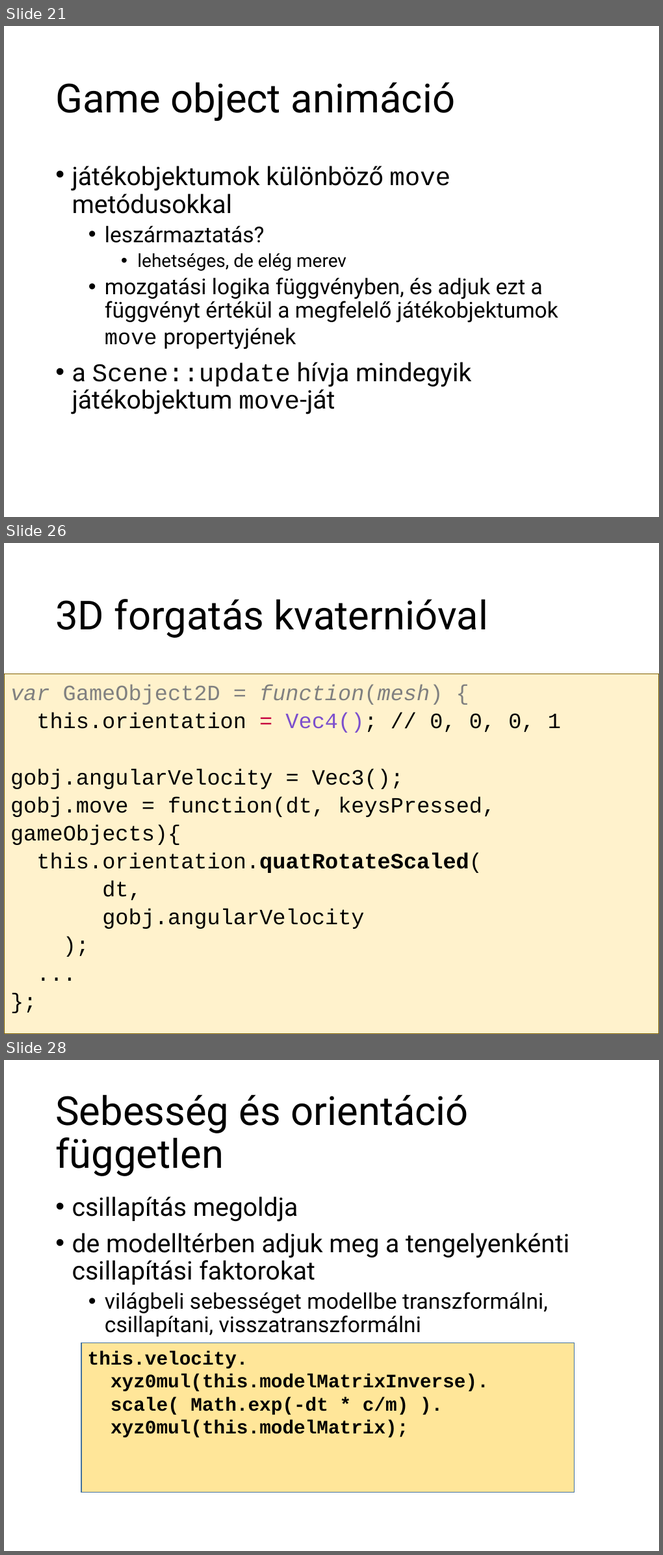
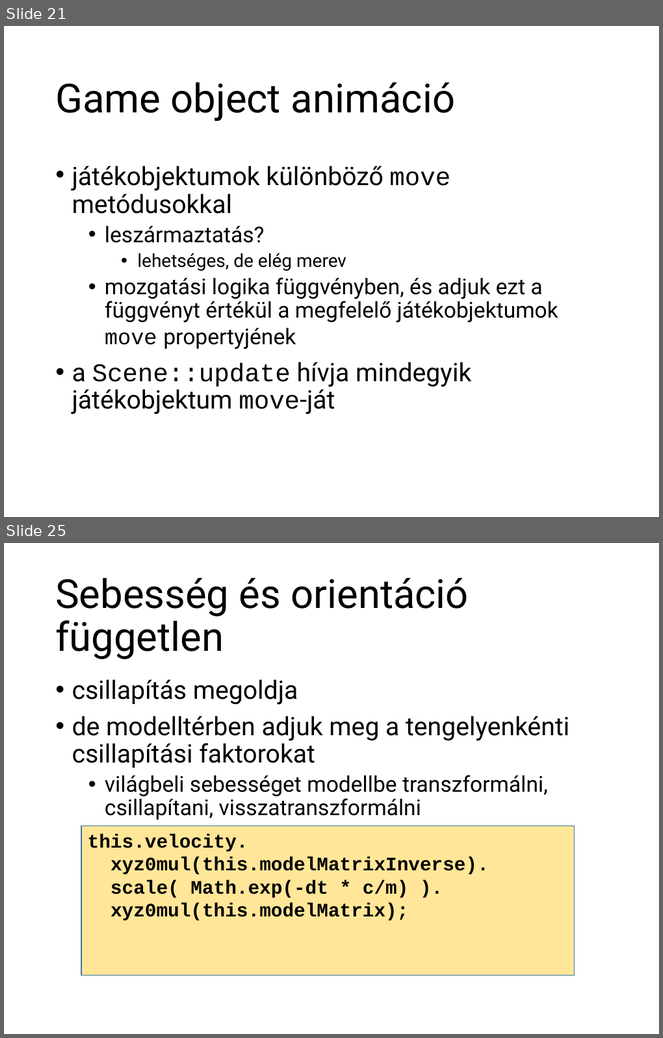
Before and after one commit to szecsi/kogfactory, a slide deck: projects/kog.3gr.020-gom/3gre060_physics.pptx. Shown one above the other, each under a label of ours: slides 21, 26 and 28 before the commit, slides 21 and 25 after it; the slides between them are not shown. The pictures are 663x1555 and 663x1038 pixels, drawn with LibreOffice and Linux fonts; fonts in the diff are those of the drawing. Boxes give left, top, right and bottom in pixels: in the first picture for what was removed or moved away, otherwise in the second. Text is boxed around its words. In the diff, an @@ line names an element or a change of style, - is before the commit and + after.

```diff
--- a/projects/kog.3gr.020-gom/3gre060_physics.pptx
+++ b/projects/kog.3gr.020-gom/3gre060_physics.pptx
@@ slide 26 removed at (x1=4, y1=543, x2=659, y2=1034), background #FFFFFF @@
@@ title removed at (x1=55, y1=599, x2=488, y2=638) @@
-3D forgatás kvaternióval
@@ text removed at (x1=4, y1=674, x2=659, y2=1034) @@
-var GameObject2D = function(mesh) {
-this.orientation = Vec4(); // 0, 0, 0, 1
-gobj.angularVelocity = Vec3();
-gobj.move = function(dt, keysPressed, gameObjects){
-this.orientation.quatRotateScaled(
-dt,
-gobj.angularVelocity
-);
-...
-};
@@ what was slide 28 is now slide 25 @@
```
Also in this commit, not shown: 1 slide changed, 2 slides added, 4 other slides removed, 15 other files.
